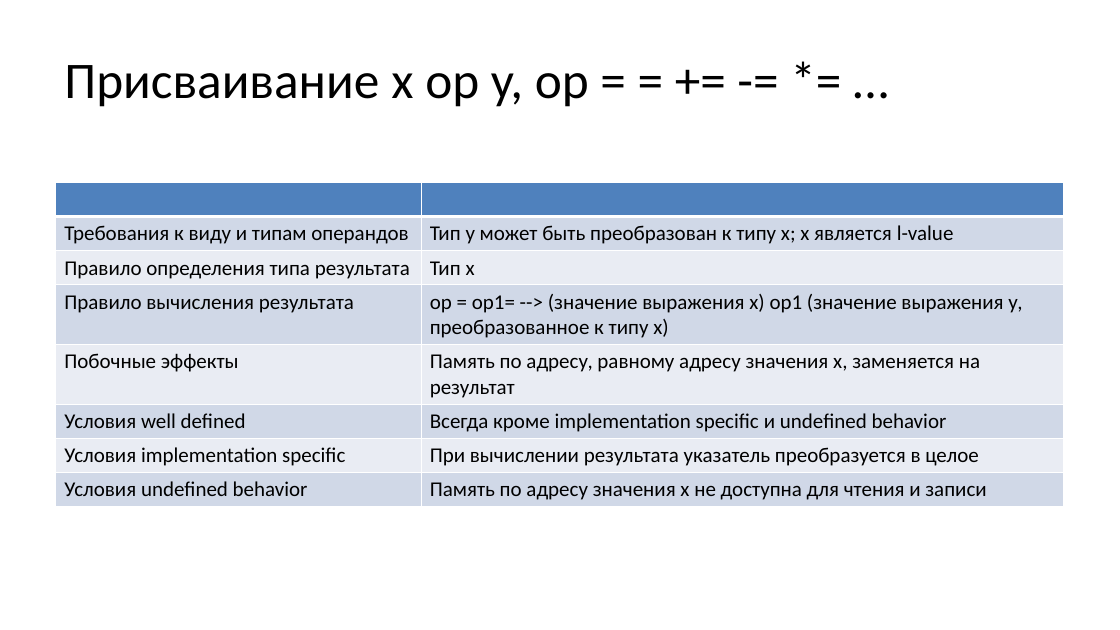
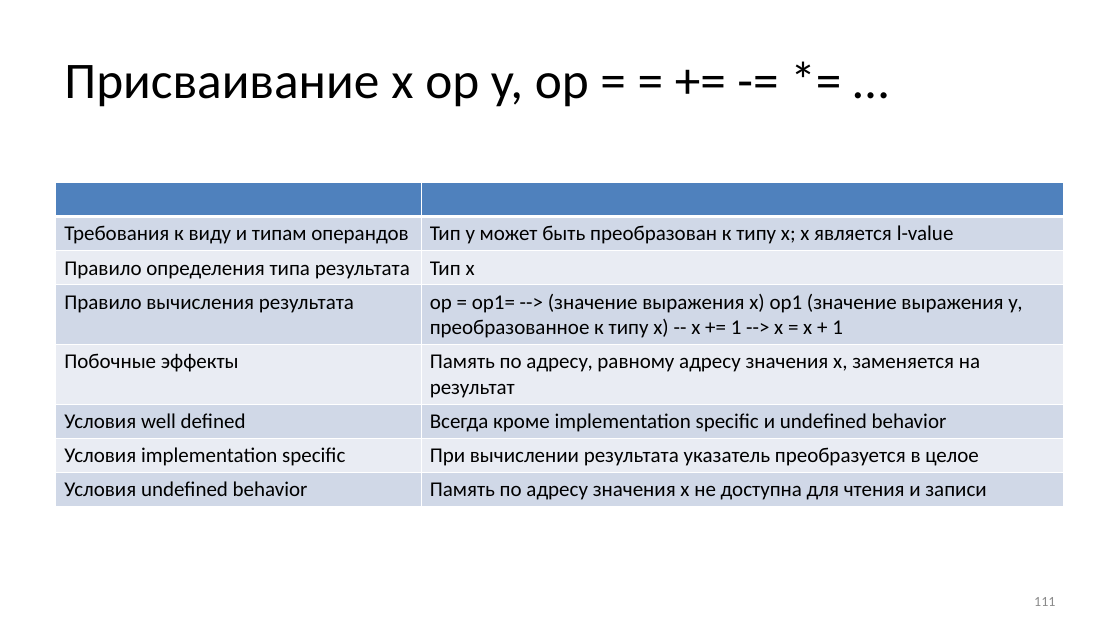
Before and after one commit to Evgueni-Petrov-aka-espetrov/Algorithms-and-Programming-in-C-pptx, a slide deck: slide 111 of 04 Выражения.pptx. Drawn at 1120x630 pixels with LibreOffice and Linux fonts; fonts in the diff are those of the drawing. Boxes give left, top, right and bottom in pixels: in the first picture for what was removed or moved away, otherwise in the second. Text is boxed around its words. In the diff, an @@ line names an element or a change of style, - is before the commit and + after.

```diff
--- a/04 Выражения.pptx
+++ b/04 Выражения.pptx
@@ table at bbox=[56, 183, 1065, 505] @@
-row 4, column 2: ор = ор1= --> (значение выражения х) ор1 (значение выражения у, преобразованное к типу х)
+row 4, column 2: ор = ор1= --> (значение выражения х) ор1 (значение выражения у, преобразованное к типу х) -- x += 1 --> x = x + 1
@@ page number added at bbox=[1034, 597, 1055, 606], 12 pt, text #8C8C8C @@
+111
```
Also in this commit, not shown: 111 other slides changed, 1 other file.
